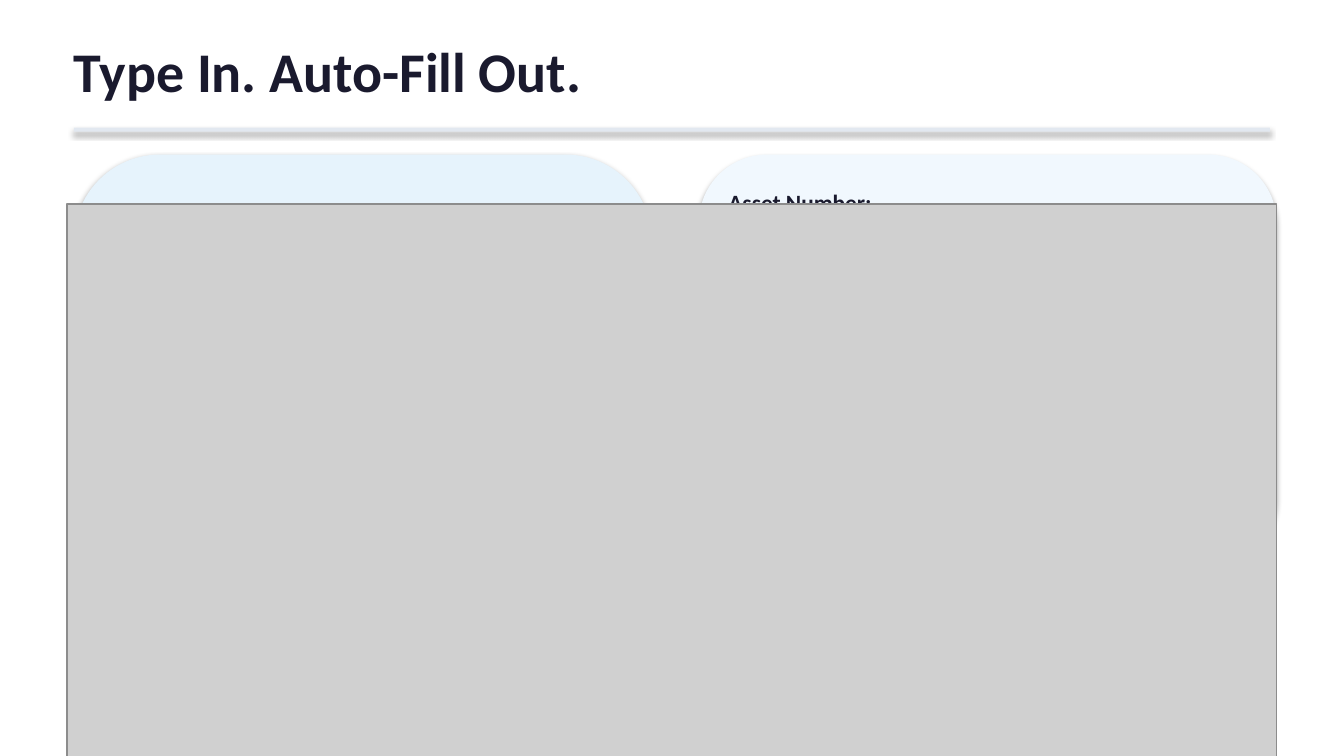
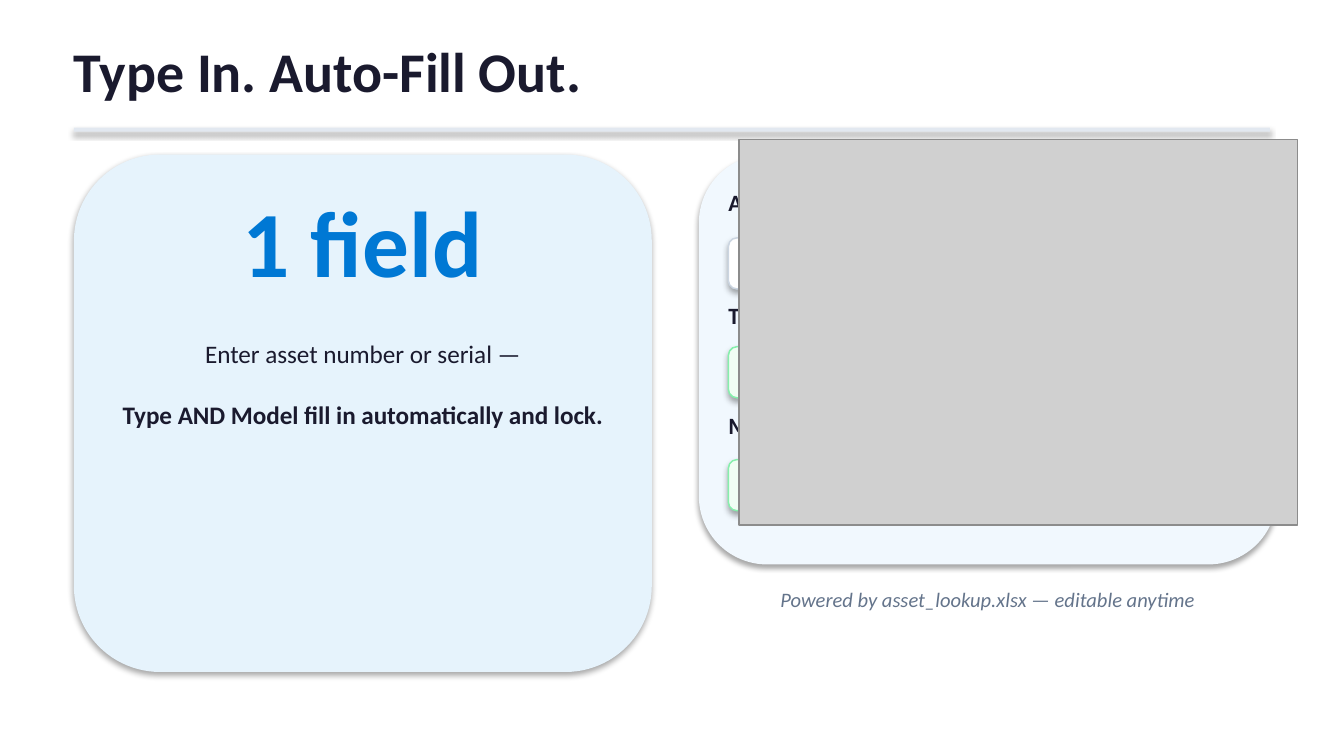
Before and after one commit to HaithamEldesouky/AssetManager, a slide deck: slide 5 of AssetManager_Presentation.pptx. Drawn at 1344x756 pixels with LibreOffice and Linux fonts; fonts in the diff are those of the drawing; grey boxes stand for pictures. Boxes give left, top, right and bottom in pixels: in the first picture for what was removed or moved away, otherwise in the second. Text is boxed around its words. In the diff, an @@ line names an element or a change of style, - is before the commit and + after.

```diff
--- a/AssetManager_Presentation.pptx
+++ b/AssetManager_Presentation.pptx
@@ picture: place and size @@
-picture at bbox=[67, 204, 1277, 756]
+picture at bbox=[739, 140, 1298, 526]
@@ text added at bbox=[728, 304, 780, 330], 12.5 pt, text #1A1A2E, bold @@
+Type:
@@ text added at bbox=[205, 345, 492, 363], 13.5 pt, text #1A1A2E @@
+Enter asset number or serial —
@@ text added at bbox=[123, 406, 603, 428], 13.5 pt, text #1A1A2E, bold @@
+Type AND Model fill in automatically and lock.
@@ text added at bbox=[728, 414, 797, 440], 12.5 pt, text #1A1A2E, bold @@
+Model:
@@ text added at bbox=[780, 593, 1195, 611], 11 pt, text #64748B, italic @@
+Powered by asset_lookup.xlsx — editable anytime
```
Also in this commit, not shown: 5 other slides changed.
